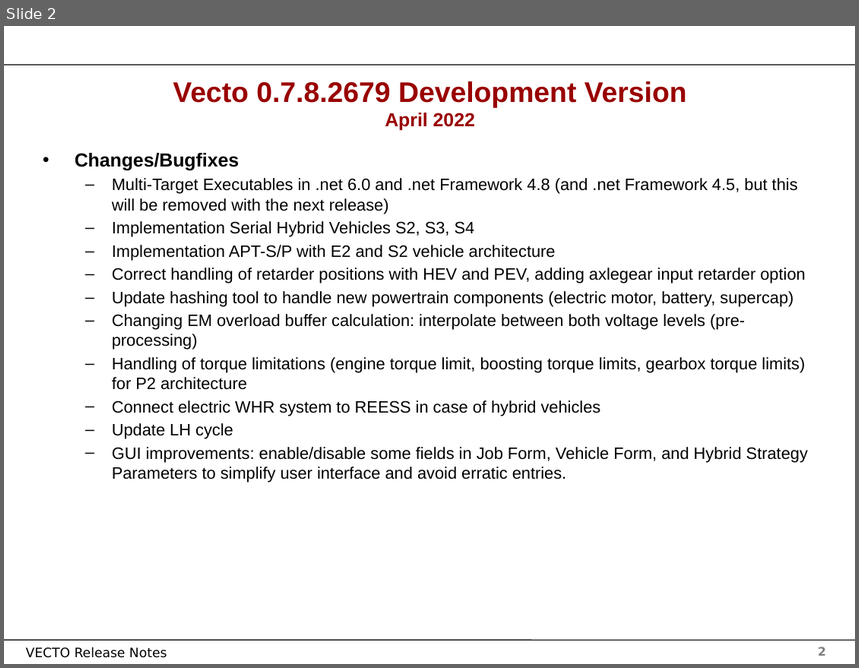
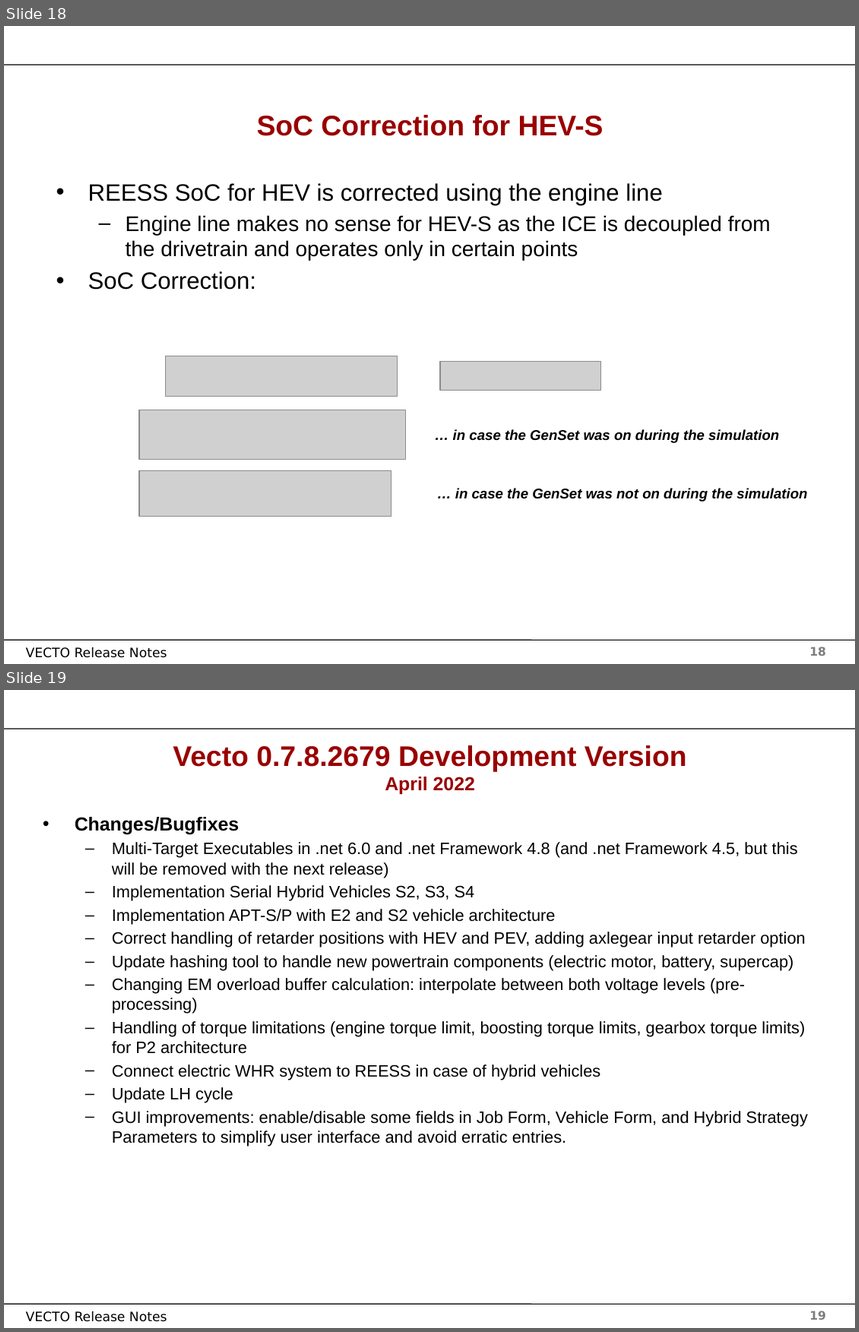
Before and after one commit to tanawadeatharva/BharatVECTO, a slide deck: Documentation/User Manual Source/Release Notes Vecto3.x.pptx. Shown one above the other, each under a label of ours: slide 2 before the commit, slides 18 and 19 after it. The pictures are 859x668 and 859x1332 pixels, drawn with LibreOffice and Linux fonts; fonts in the diff are those of the drawing; grey boxes stand for pictures; background and template pictures are left out. Boxes give left, top, right and bottom in pixels: in the first picture for what was removed or moved away, otherwise in the second. Text is boxed around its words. In the diff, an @@ line names an element or a change of style, - is before the commit and + after.

```diff
--- a/Documentation/User Manual Source/Release Notes Vecto3.x.pptx
+++ b/Documentation/User Manual Source/Release Notes Vecto3.x.pptx
@@ slide 18 added at (x1=4, y1=26, x2=855, y2=664), background #FFFFFF; not listed: 4 template elements that a slide beside it also shows @@
@@ title added at (x1=257, y1=115, x2=604, y2=136), 24 pt, text #990000, bold @@
+SoC Correction for HEV-S
@@ text added at (x1=88, y1=183, x2=771, y2=290), 18 pt, text #000000 @@
+• REESS SoC for HEV is corrected using the engine line
+  – Engine line makes no sense for HEV-S as the ICE is decoupled from the drivetrain and operates only in certain points
+• SoC Correction:
@@ picture added at (x1=166, y1=357, x2=397, y2=397) @@
@@ picture added at (x1=441, y1=362, x2=601, y2=391) @@
@@ picture added at (x1=139, y1=410, x2=406, y2=459) @@
@@ text added at (x1=453, y1=430, x2=779, y2=443), 12 pt, text #000000, bold, italic @@
+… in case the GenSet was on during the simulation
@@ picture added at (x1=139, y1=471, x2=392, y2=516) @@
@@ text added at (x1=455, y1=488, x2=807, y2=502), 12 pt, text #000000, bold, italic @@
+… in case the GenSet was not on during the simulation
@@ what was slide 2 is now slide 19 @@
@@ page number at (x1=810, y1=1311, x2=826, y2=1320): text changed @@
-2
+19
```
Also in this commit, not shown: 1 slide changed, 16 other slides added.
